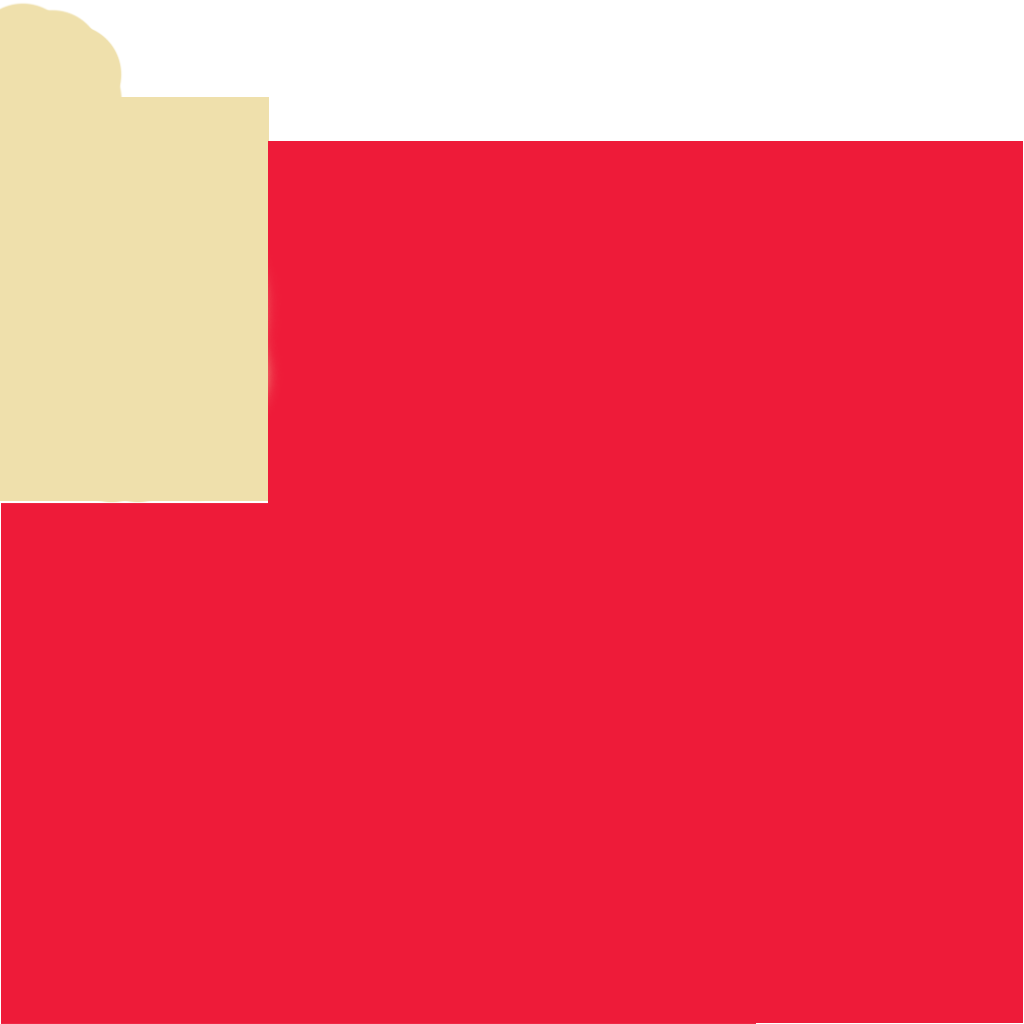
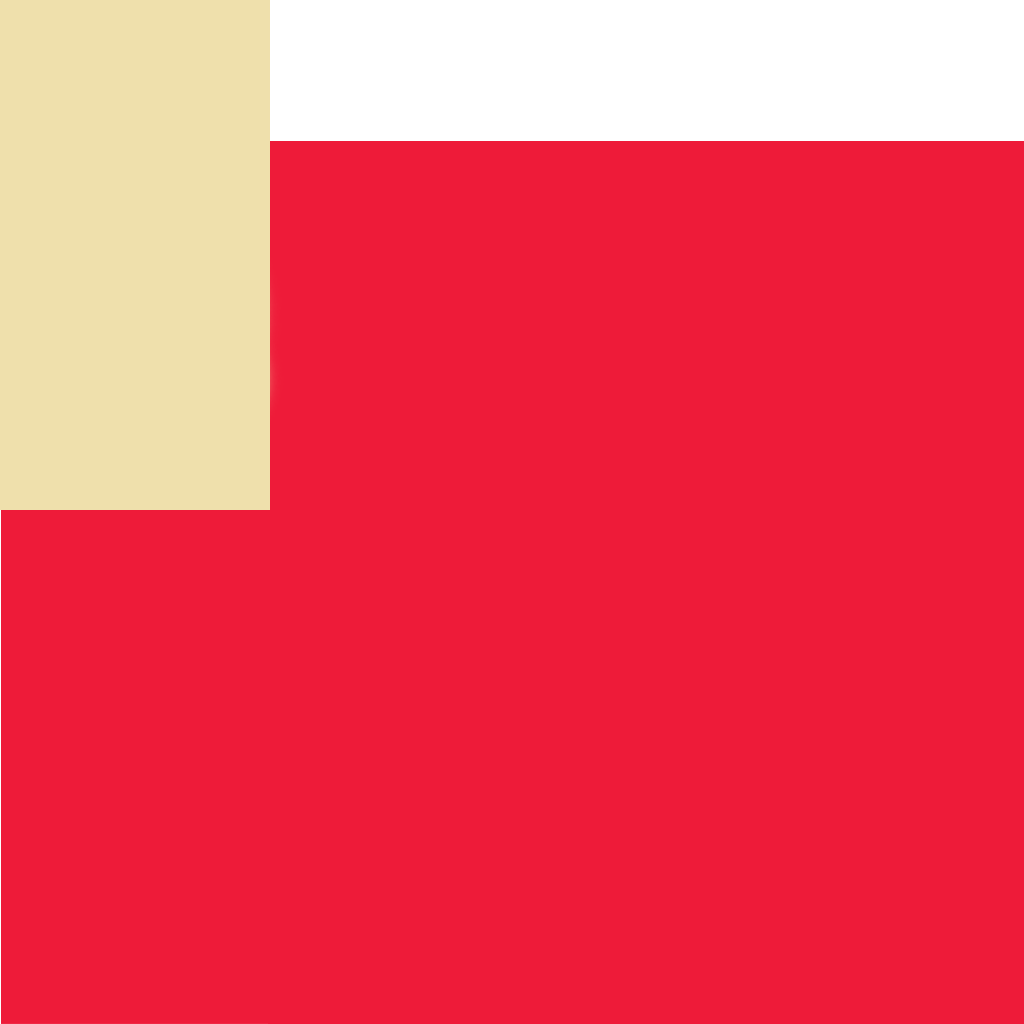
The second 1024x1024 image is a revision of the first. Changes to its layers:
added layer "Rectangle 2" above "Layer 1 copy" over [left=0, top=0, right=270, bottom=510]
added layer "Layer 1 copy" above "Layer 1" over [left=0, top=0, right=268, bottom=510]
painted on "Layer 1" over [left=0, top=3, right=277, bottom=510]
painted on "Rectangle 4 copy" over [left=268, top=141, right=1024, bottom=1024]
